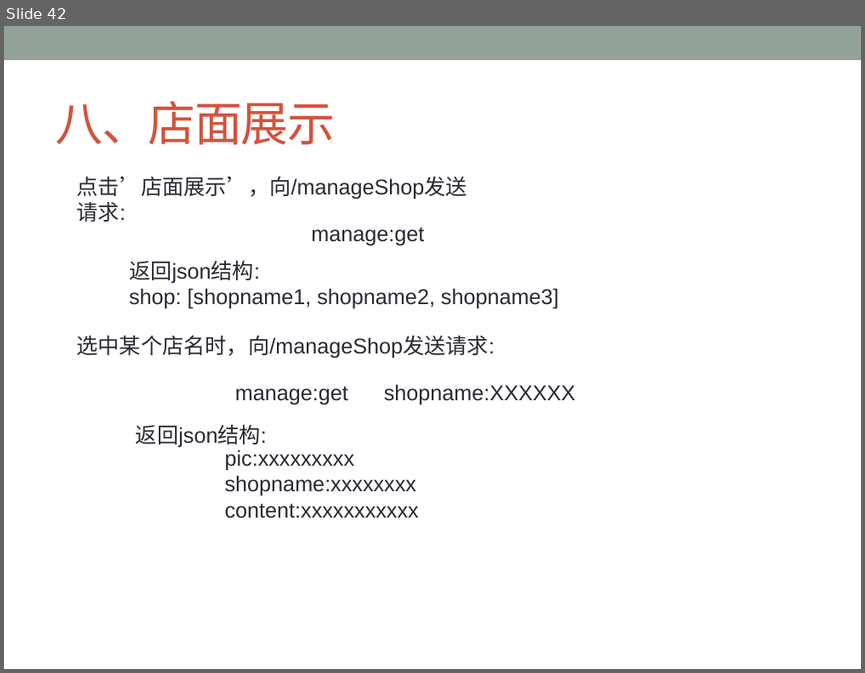
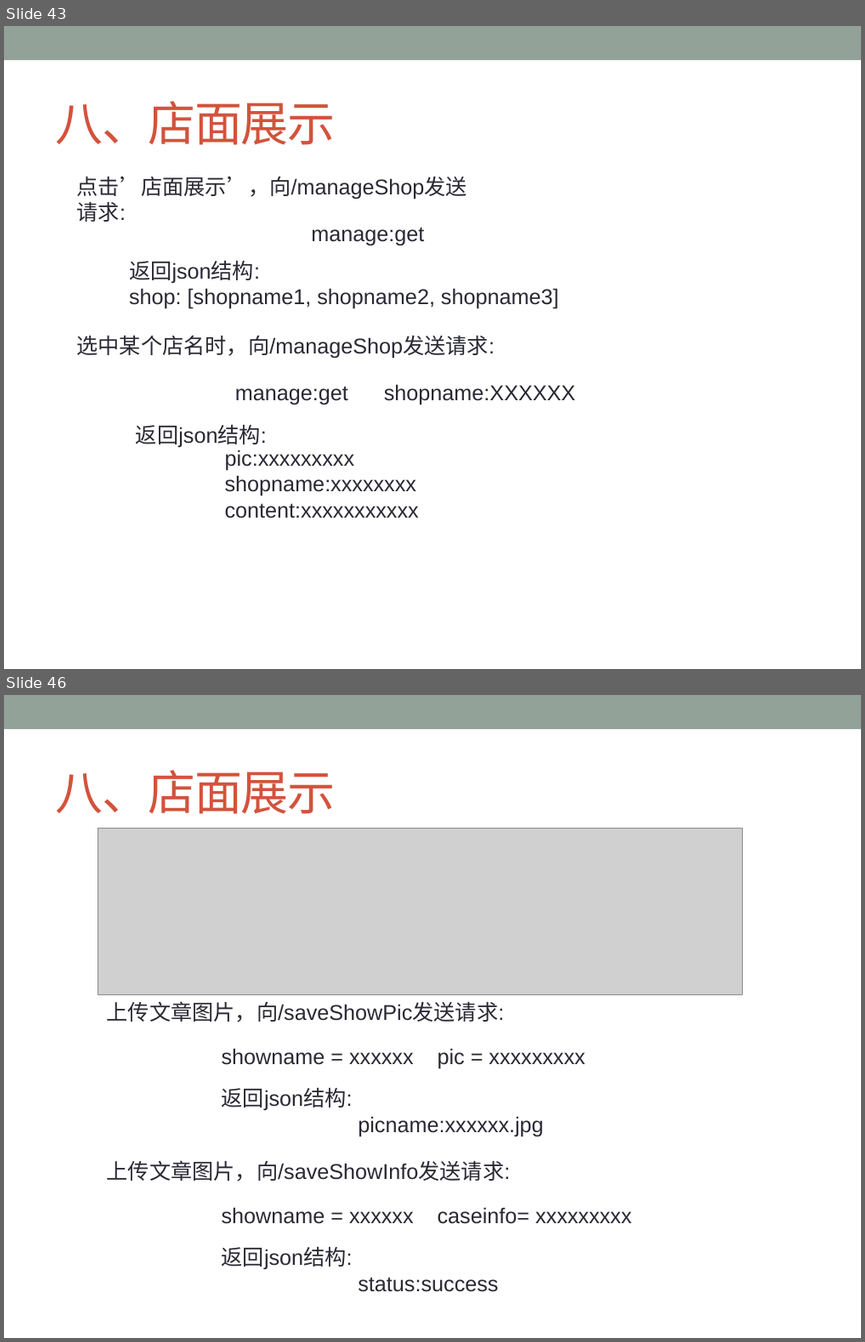
Before and after one commit to ChanSeaThink/LULLGREE, a slide deck: ZSGree前后端逻辑及接口.pptx. Shown one above the other, each under a label of ours: slide 42 before the commit, slides 43 and 46 after it; the slides between them are not shown. The pictures are 865x673 and 865x1342 pixels, drawn with LibreOffice and Linux fonts; fonts in the diff are those of the drawing; grey boxes stand for pictures. Boxes give left, top, right and bottom in pixels: in the first picture for what was removed or moved away, otherwise in the second. Text is boxed around its words. In the diff, an @@ line names an element or a change of style, - is before the commit and + after.

Commit message:
重新调整项目展示和店面展示的接口

```diff
--- a/ZSGree前后端逻辑及接口.pptx
+++ b/ZSGree前后端逻辑及接口.pptx
@@ slide 46 added at bbox=[4, 695, 861, 1338], background #FFFFFF; not listed: 1 template element that a slide beside it also shows @@
@@ title added at bbox=[55, 770, 335, 814], 40 pt, text #D2533C @@
+八、店面展示
@@ picture added at bbox=[98, 828, 742, 994] @@
@@ text added at bbox=[107, 1001, 505, 1022], 18 pt, text #292934 @@
+上传文章图片，向/saveShowPic发送请求:
@@ text added at bbox=[222, 1048, 585, 1068], 18 pt, text #292934 @@
+showname = xxxxxx pic = xxxxxxxxx
@@ text added at bbox=[222, 1087, 543, 1136], 18 pt, text #292934 @@
+返回json结构:
+picname:xxxxxx.jpg
@@ text added at bbox=[107, 1160, 511, 1181], 18 pt, text #292934 @@
+上传文章图片，向/saveShowInfo发送请求:
@@ text added at bbox=[222, 1207, 631, 1224], 18 pt, text #292934 @@
+showname = xxxxxx caseinfo= xxxxxxxxx
@@ text added at bbox=[222, 1246, 498, 1292], 18 pt, text #292934 @@
+返回json结构:
+status:success
@@ what was slide 42 is now slide 43 @@
```
Also in this commit, not shown: 3 slides changed, 3 other slides added, 2 slides removed, 3 other files.
